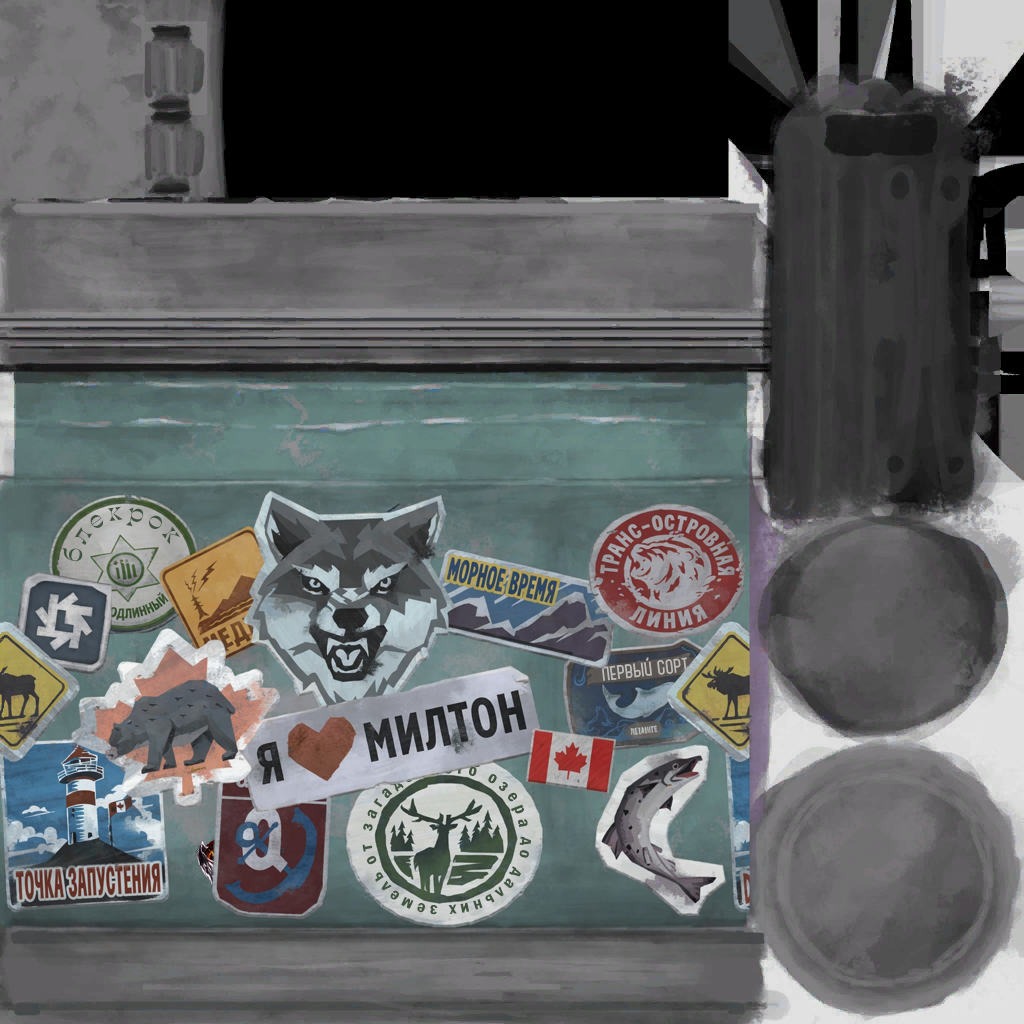
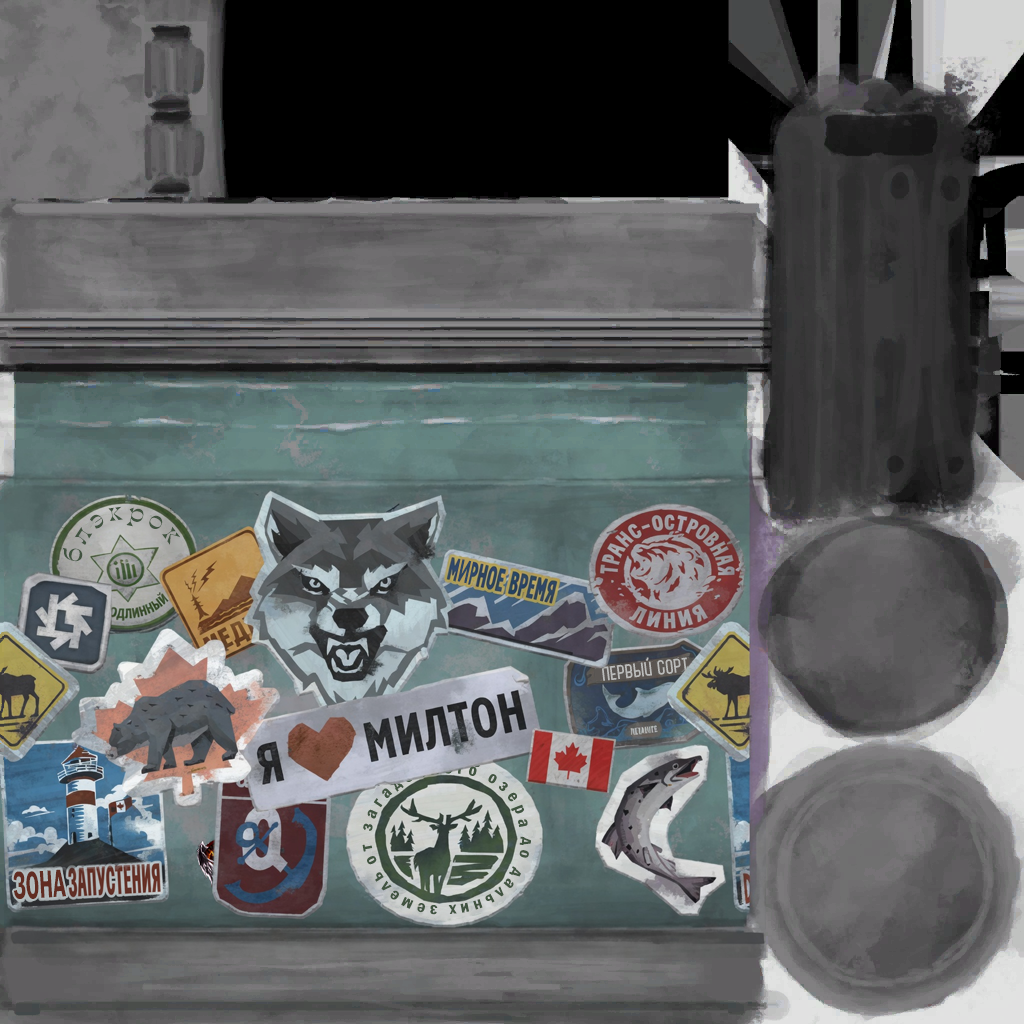
Comparing the layer stacks of the two w=1024, h=1024 images. Changes:
added layer "зона" above "Shape 1" over [13, 869, 67, 899]
painted on "Layer 5" over [14, 866, 69, 903]
added layer "И" above "Layer 4" over [457, 559, 472, 584]
renamed "блекрок" to "блэкрок", painted on it over [90, 506, 180, 545]
painted on "Layer 2" over [456, 556, 473, 587]